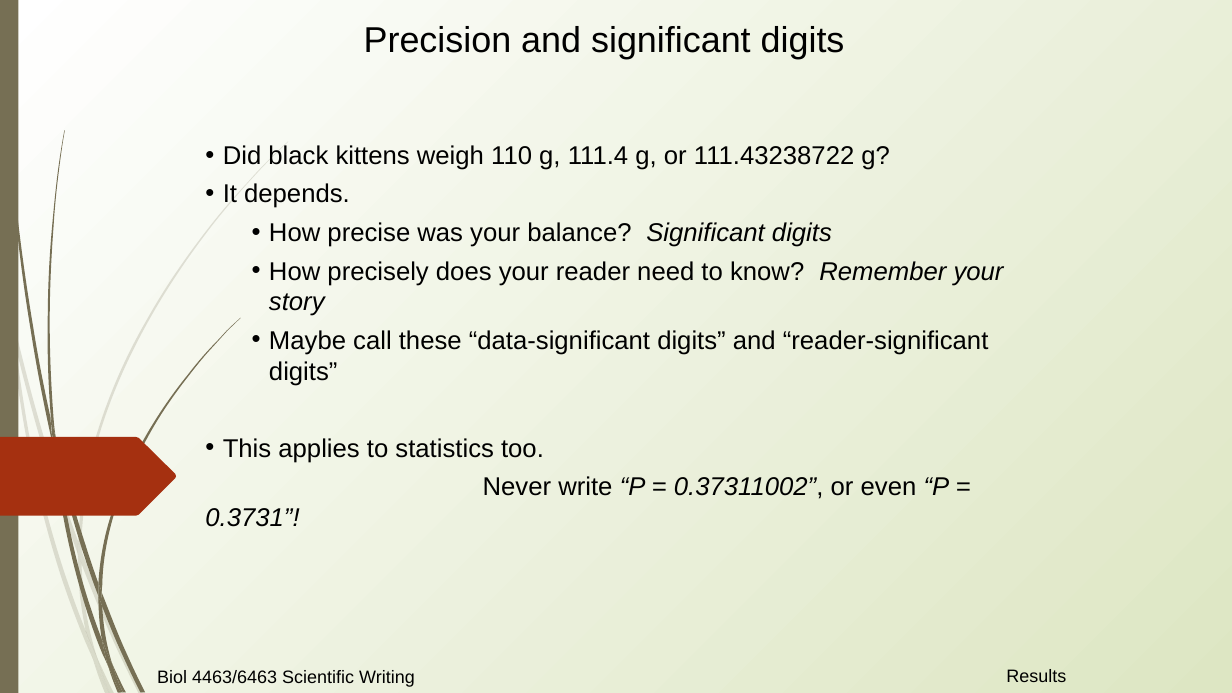
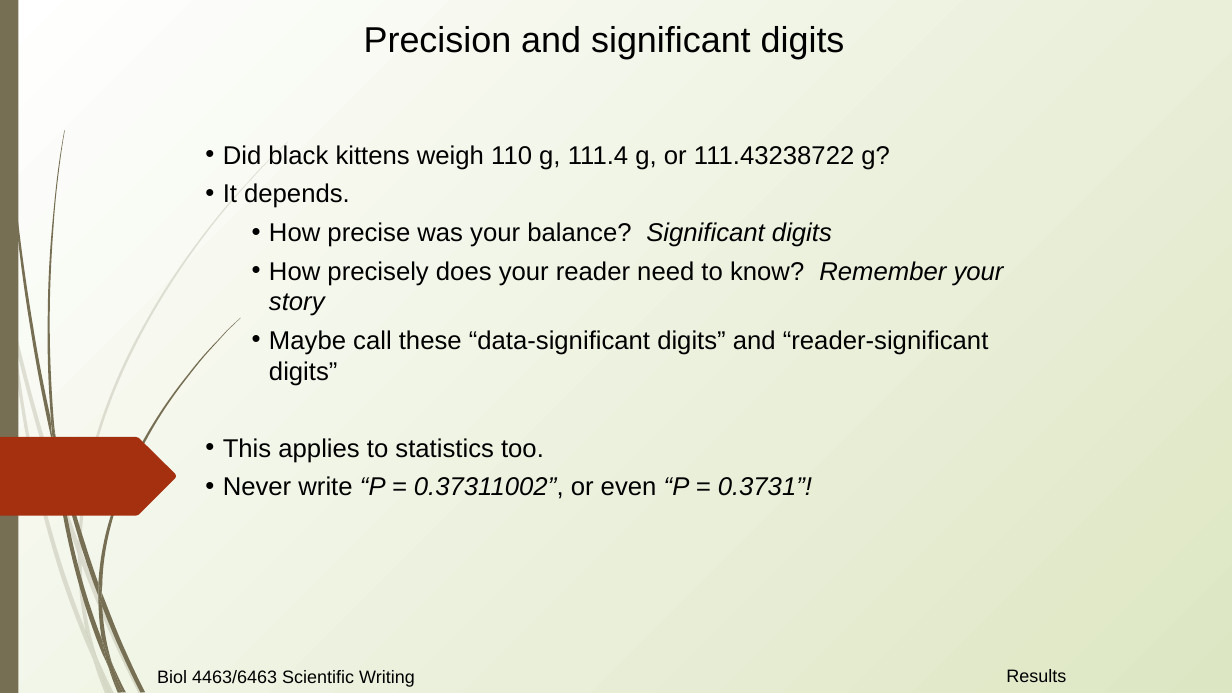
Before and after one commit to erynmcfarlane/GraduateStatsClass, a slide deck: slide 33 of Lecture4.pptx. Drawn at 1232x693 pixels with LibreOffice and Linux fonts; fonts in the diff are those of the drawing. Boxes give left, top, right and bottom in pixels: in the first picture for what was removed or moved away, otherwise in the second. Text is boxed around its words. In the diff, an @@ line names an element or a change of style, - is before the commit and + after.

```diff
--- a/Lecture4.pptx
+++ b/Lecture4.pptx
@@ text at box(223, 476, 812, 499): bullet none to •; list level 1 to 3 in "Never write “P = 0.37311002”, ..." @@
```
Also in this commit, not shown: 2 other slides changed, 2 other files.
